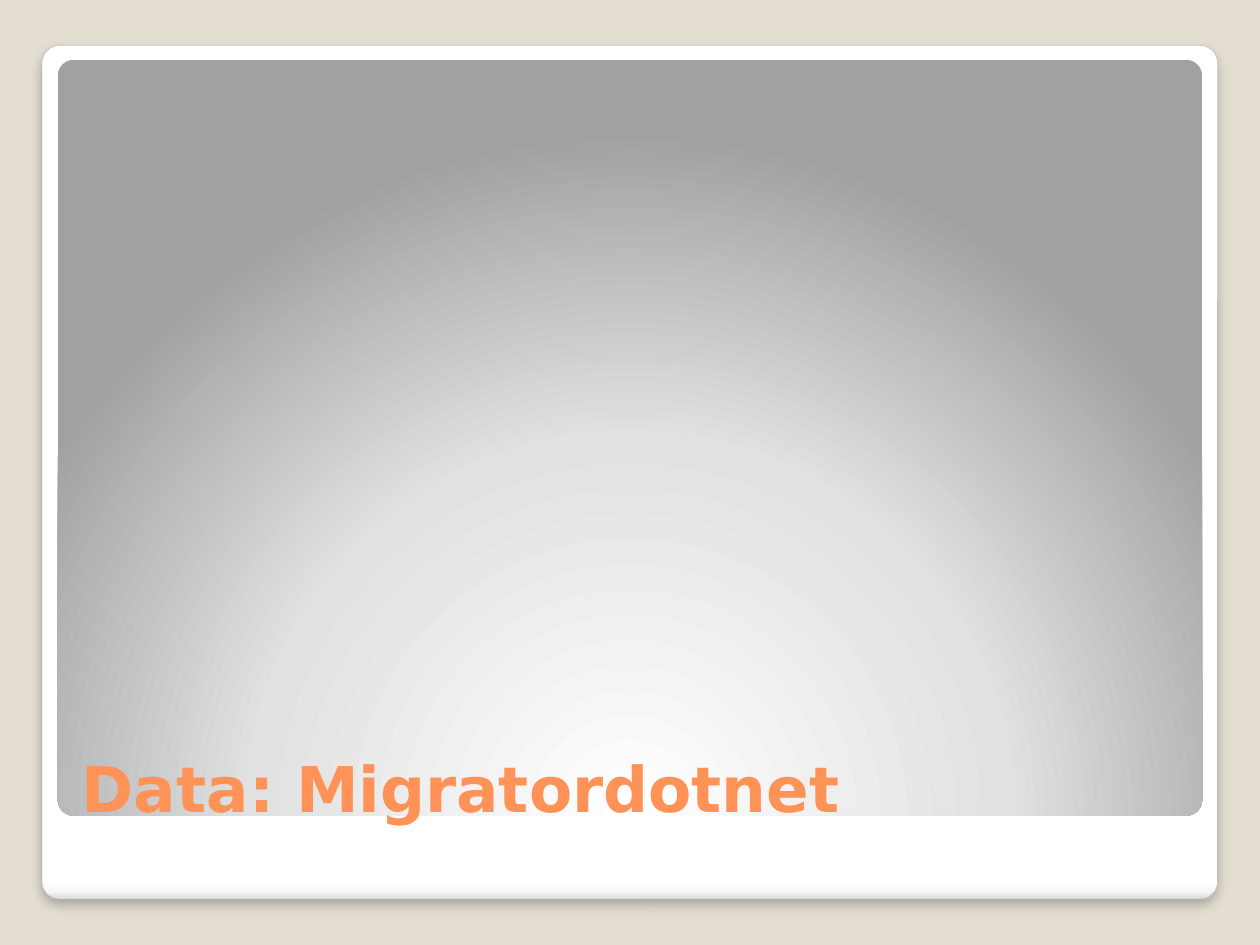
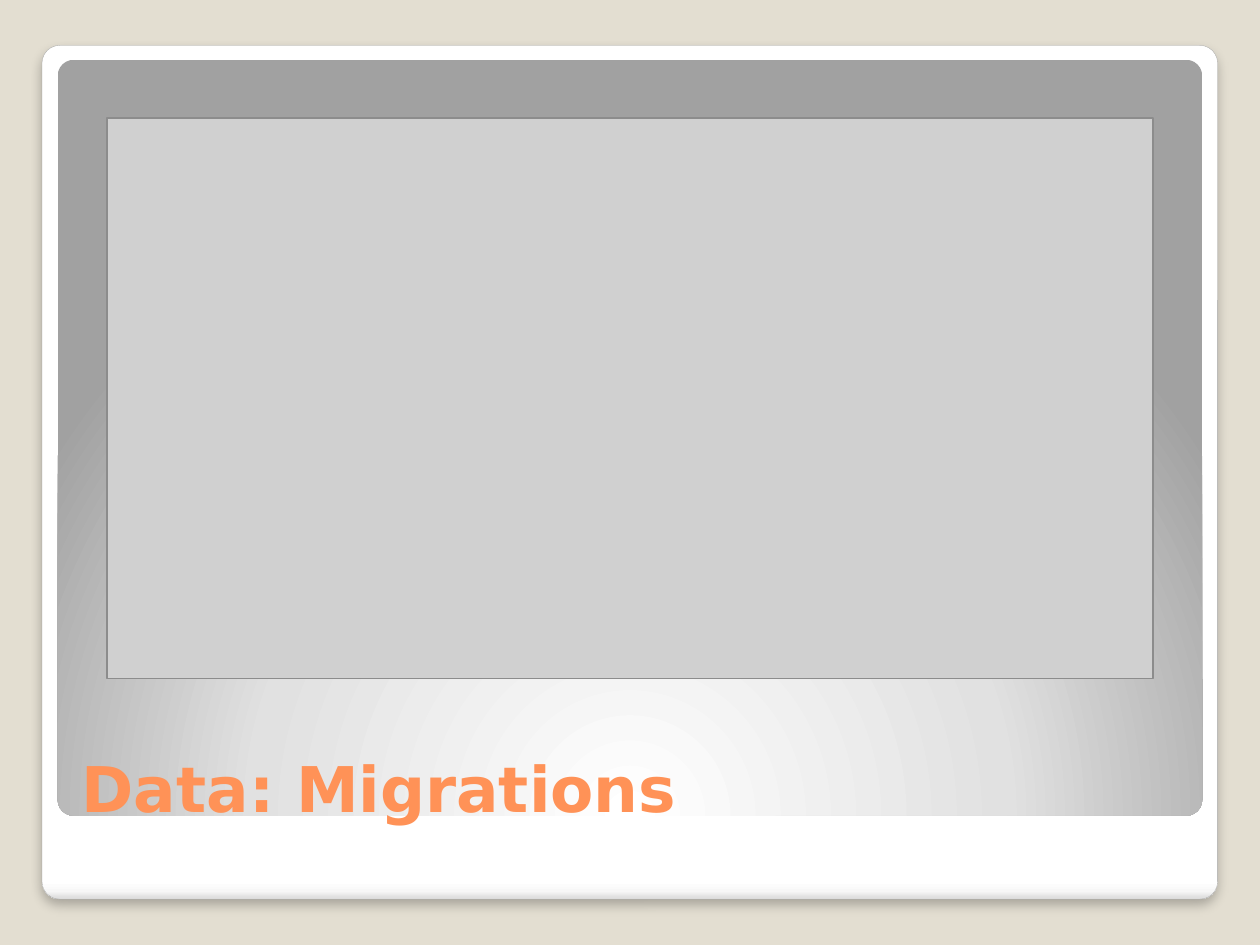
Before and after one commit to michelgrootjans/dkvlessonslearned, a slide deck: slide 22 of slides/Technical Session/Lessons learned.pptx (slide 11 before the commit). Drawn at 1260x945 pixels with LibreOffice and Linux fonts; fonts in the diff are those of the drawing; grey boxes stand for pictures. Boxes give left, top, right and bottom in pixels: in the first picture for what was removed or moved away, otherwise in the second. Text is boxed around its words. In the diff, an @@ line names an element or a change of style, - is before the commit and + after.

```diff
--- a/slides/Technical Session/Lessons learned.pptx
+++ b/slides/Technical Session/Lessons learned.pptx
@@ picture added at box(107, 118, 1153, 679) @@
@@ title at box(82, 764, 676, 825): text changed @@
-Data: Migratordotnet
+Data: Migrations
```
Also in this commit, not shown: 4 other slides changed, 15 slides added, 1 slide removed, 3 other files.
